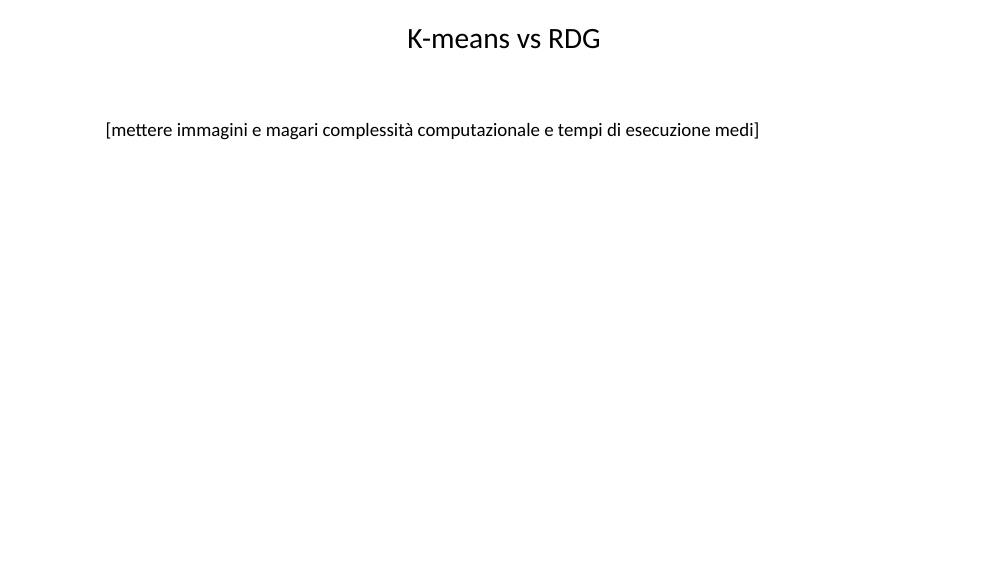
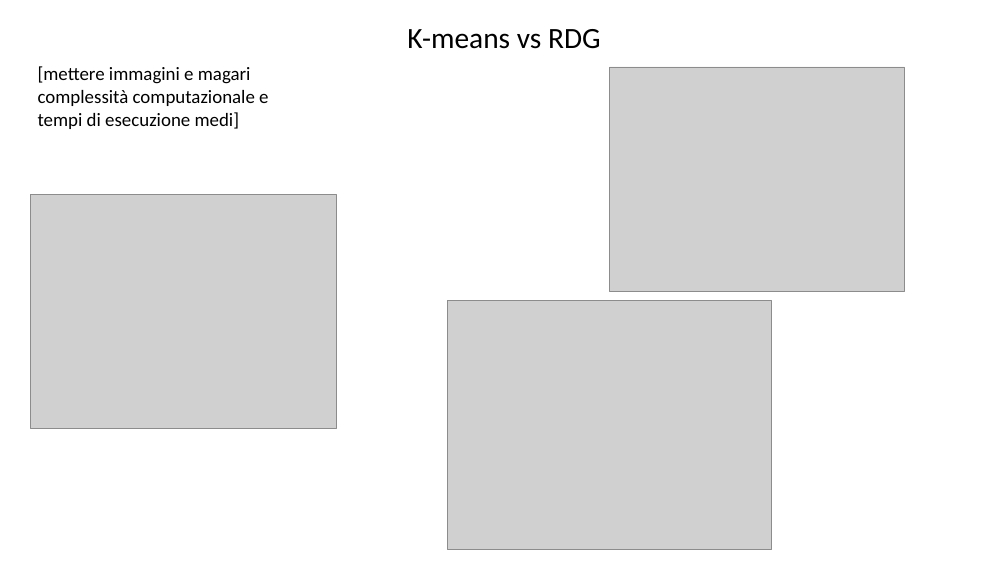
Before and after one commit to Teolul/Dot_Patterns_Perceptual_Grouping_RDG_vs_K-means, a slide deck: slide 12 of presentation.pptx (slide 11 before the commit). Drawn at 1008x567 pixels with LibreOffice and Linux fonts; fonts in the diff are those of the drawing; grey boxes stand for pictures; background and template pictures are left out. Boxes give left, top, right and bottom in pixels: in the first picture for what was removed or moved away, otherwise in the second. Text is boxed around its words. In the diff, an @@ line names an element or a change of style, - is before the commit and + after.

```diff
--- a/presentation.pptx
+++ b/presentation.pptx
@@ text "[mettere immagini e magari complessità ..." rewrapped from (106, 122, 759, 140) to (38, 66, 268, 129) @@
@@ picture added at (609, 67, 904, 292) @@
@@ picture added at (30, 194, 337, 428) @@
@@ picture added at (448, 301, 772, 550) @@
```
Also in this commit, not shown: 3 other slides changed, 2 slides added, 7 other files.
